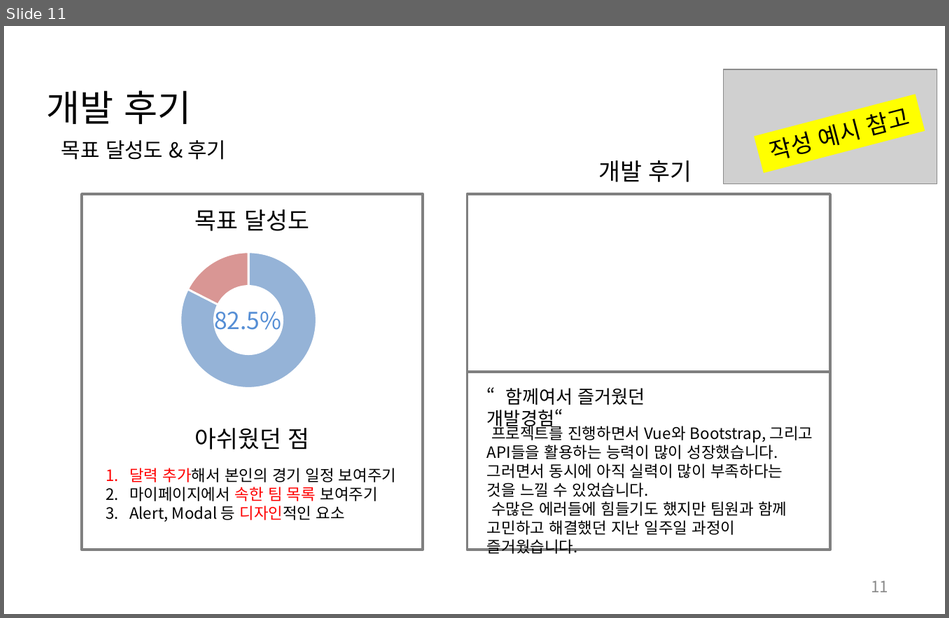
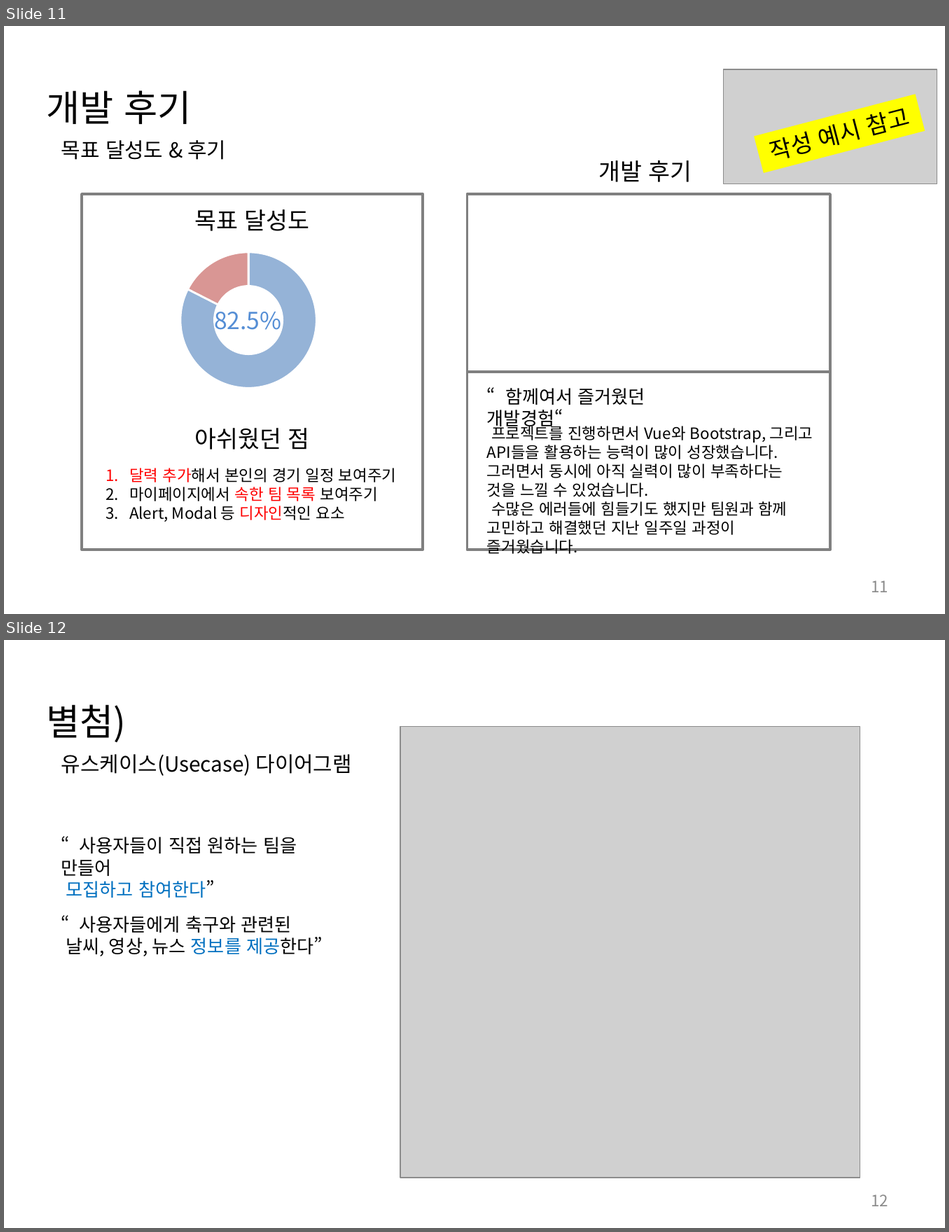
Before and after one commit to Hyunjoongkimisback/SSACCER, a slide deck: SSACCER 발표자료 초안 (5.25 수정).pptx. Shown one above the other, each under a label of ours: slide 11 before the commit, slides 11 and 12 after it. The pictures are 949x618 and 949x1232 pixels, drawn with LibreOffice and Linux fonts; fonts in the diff are those of the drawing; grey boxes stand for pictures. Boxes give left, top, right and bottom in pixels: in the first picture for what was removed or moved away, otherwise in the second. Text is boxed around its words. In the diff, an @@ line names an element or a change of style, - is before the commit and + after.

Commit message:
PPT에 Usecase Diagram 추가

```diff
--- a/SSACCER 발표자료 초안 (5.25 수정).pptx
+++ b/SSACCER 발표자료 초안 (5.25 수정).pptx
@@ slide 12 added at [4, 640, 945, 1228], background #FFFFFF @@
@@ text added at [47, 704, 126, 742], 28 pt, text #000000 @@
+별첨)
@@ picture added at [400, 727, 859, 1177] @@
@@ text added at [61, 754, 352, 776], 16 pt, text #000000 @@
+유스케이스(Usecase) 다이어그램
@@ text added at [61, 837, 297, 898], 14 pt, text #000000 @@
+“사용자들이 직접 원하는 팀을 만들어
+모집하고 참여한다”
@@ text added at [66, 916, 322, 956], 14 pt, text #000000 @@
+“사용자들에게 축구와 관련된
+날씨, 영상, 뉴스 정보를 제공한다”
@@ page number added at [871, 1194, 888, 1206], 12 pt, text #8C8C8C @@
+12
```
Also in this commit, not shown: 1 other file.
